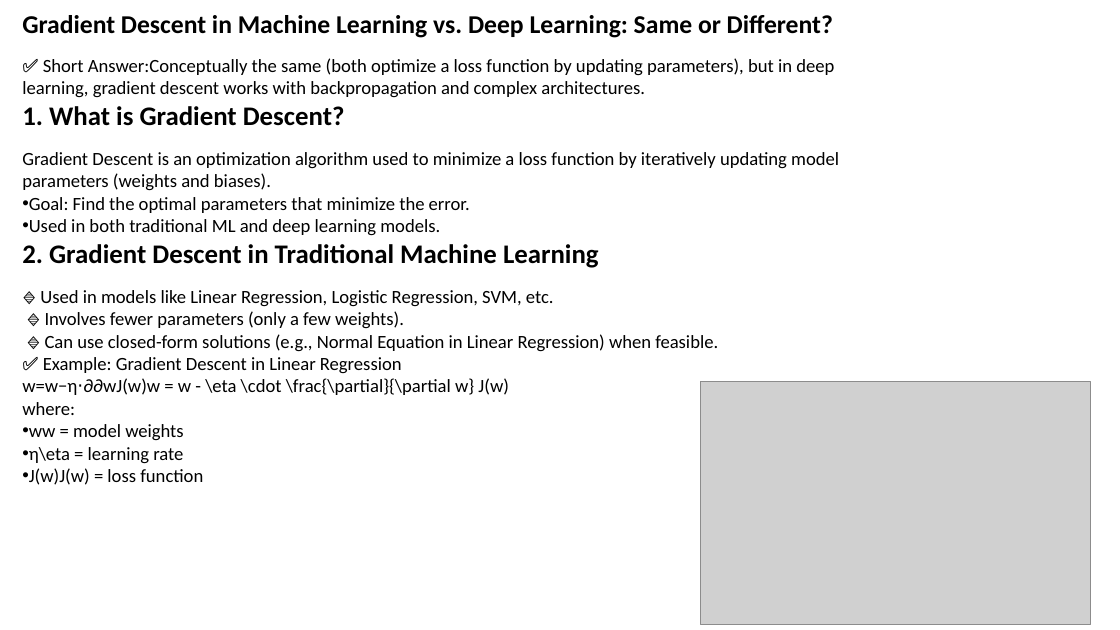
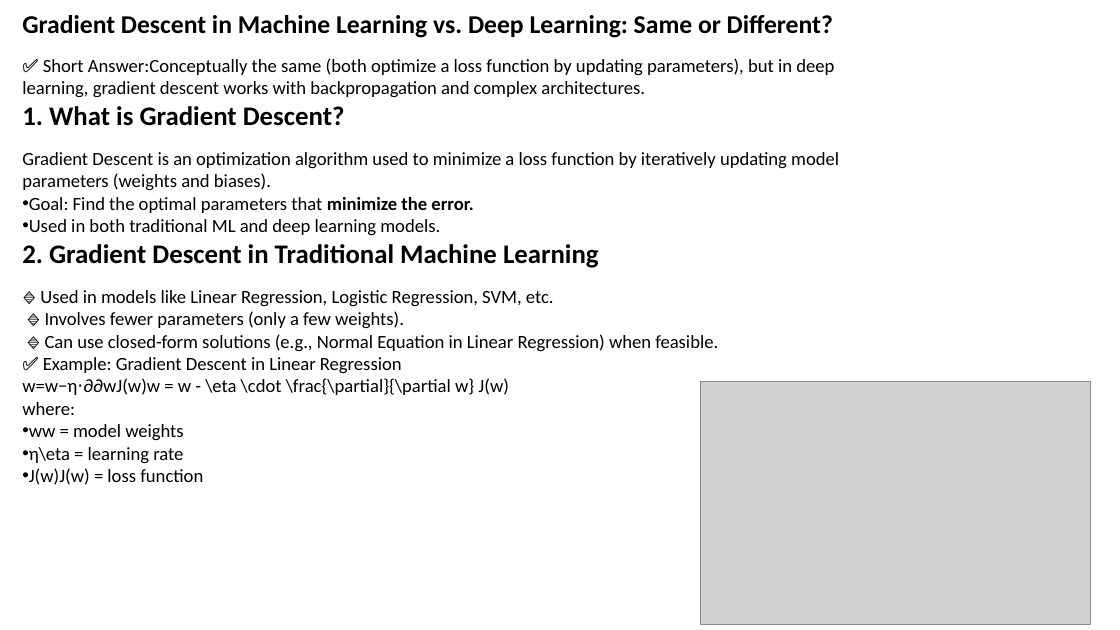
Before and after one commit to shahil04/ds_materials, a slide deck: slide 29 of 9.Deep_learning/class_3_module_9_deep learning_Loss_Functions Gradient Descent.pptx (slide 32 before the commit). Drawn at 1120x630 pixels with LibreOffice and Linux fonts; fonts in the diff are those of the drawing; grey boxes stand for pictures. Boxes give left, top, right and bottom in pixels: in the first picture for what was removed or moved away, otherwise in the second. Text is boxed around its words. In the diff, an @@ line names an element or a change of style, - is before the commit and + after.

```diff
--- a/9.Deep_learning/class_3_module_9_deep learning_Loss_Functions Gradient Descent.pptx
+++ b/9.Deep_learning/class_3_module_9_deep learning_Loss_Functions Gradient Descent.pptx
@@ text at box(29, 197, 473, 213): bold on in "minimize the error." @@
```
Also in this commit, not shown: 7 other slides changed, 1 slide added, 3 slides removed, 50 other files.
